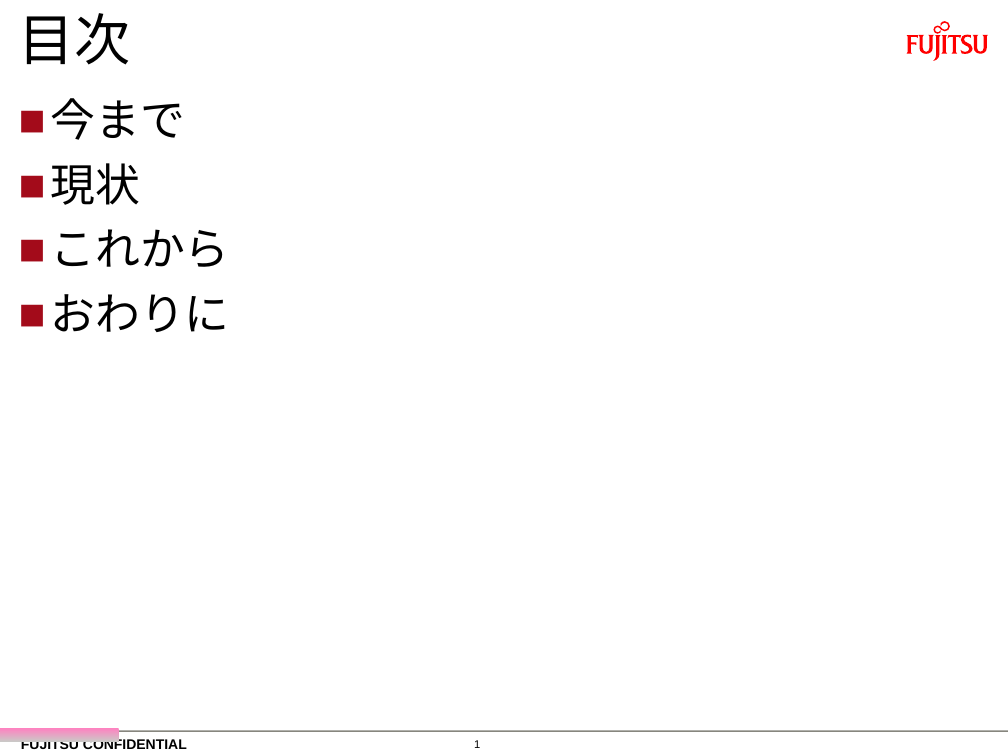
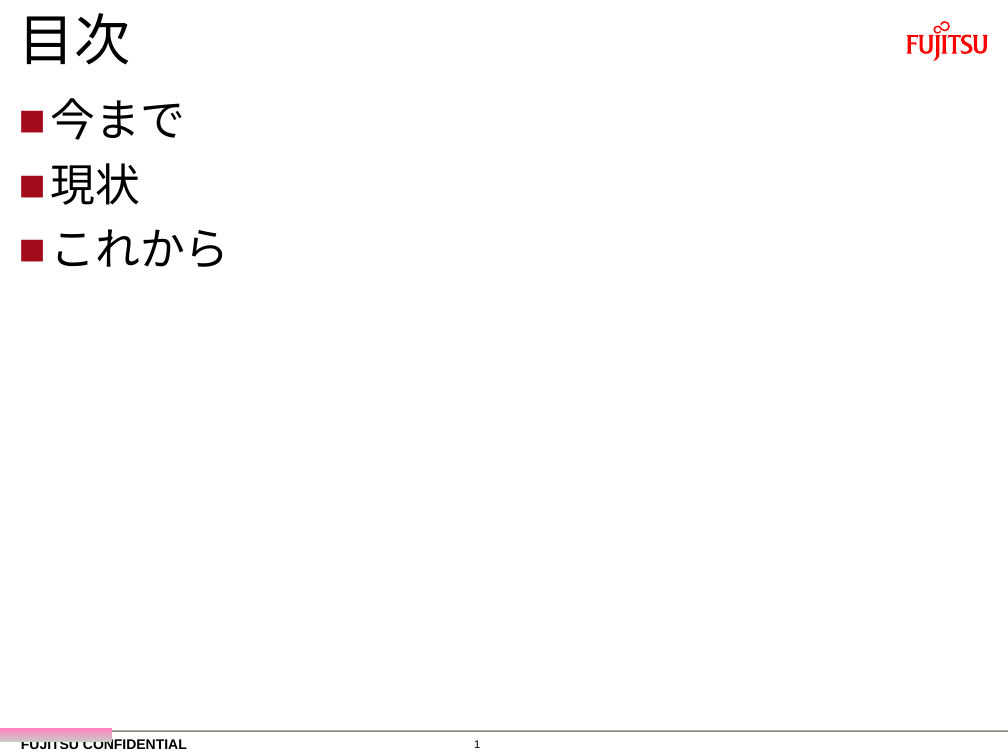
Before and after one commit to yuridonus/FEstudy, a slide deck: slide 2 of 部会発表_鈴木.pptm. Drawn at 1008x756 pixels with LibreOffice and Linux fonts; fonts in the diff are those of the drawing; background and template pictures are left out. Boxes give left, top, right and bottom in pixels: in the first picture for what was removed or moved away, otherwise in the second. Text is boxed around its words. In the diff, an @@ line names an element or a change of style, - is before the commit and + after.

```diff
--- a/部会発表_鈴木.pptm
+++ b/部会発表_鈴木.pptm
@@ text at box(51, 294, 230, 332): paragraph removed @@
-■ おわりに
@@ rectangle: place and size @@
-rectangle at box(0, 728, 119, 742)
+rectangle at box(0, 728, 112, 742)
```
Also in this commit, not shown: 14 other slides changed, 1 slide added, 1 other file.
